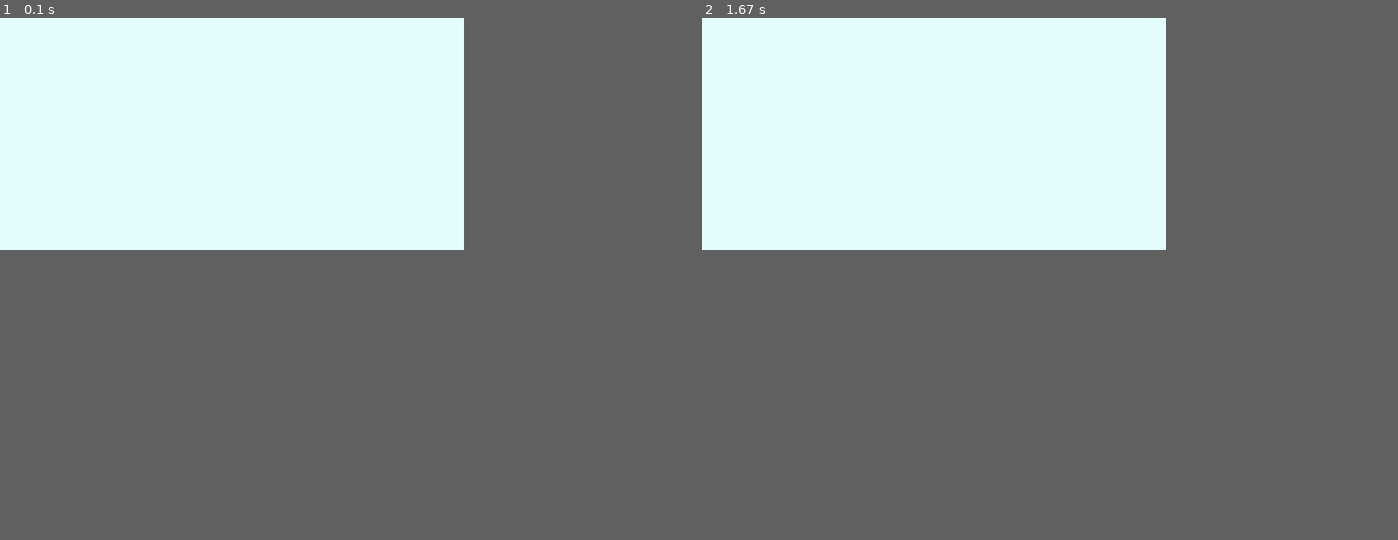
Above: before the commit, frames 1-2 (left to right).
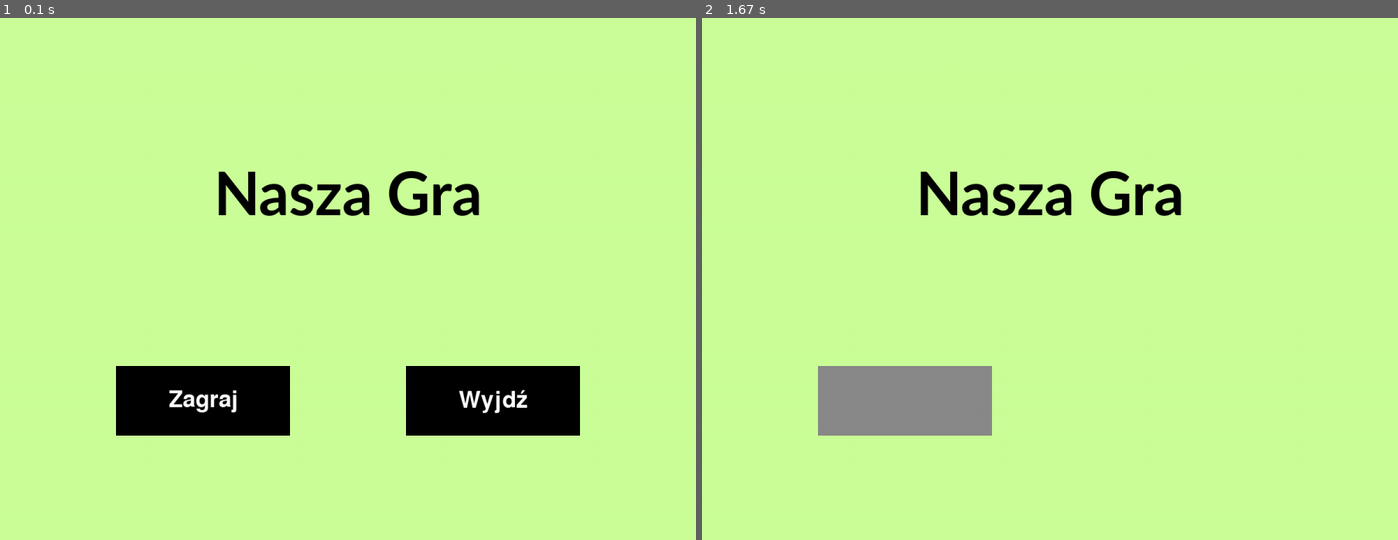
Above: after the commit, the same moments.

Repository: AGH-Narzedzia-Informatyczne-2020-2021/PyGame
Game: pygame game, started from Menu.py
The game is run twice, just before and just after one commit, with the same random seed, the same clock (stepped at 60 frames per second) and the same inputs.
Inputs (mouse positions are in pixels of both pictures, inside the frame that each line leads up to):
- Up to frame 1 (0.1 s): no input
- Up to frame 2 (1.67 s): press the mouse at (903, 399) at 0.37 s; move the mouse to (869, 399) at 0.47 s; release the mouse at (834, 399) at 0.6 s; tap Enter at 0.67 s
In our replay, the window is 600x300 before the commit and 900x675 after it. These sizes can differ from the game's own. Grey fills any space a smaller window leaves; there, only what the larger window draws over its background counts as a difference.

The runs differ from the first frame. In frame 1, 36% of the frame differs, in the area x 0-84%, y 0-80%; in frame 2, 33%.

Commit message:
dodałem funkcję przycisków

Diff:
--- a/Menu.py
+++ b/Menu.py
@@ -1,34 +1,109 @@
 import pygame
-import sys
+import pygame.sysfont
 from pygame.locals import *
 
-# inicjacja modułu pygame
+#pygame.sysfont.initsysfonts()
 pygame.init()
+FPS= 15
 
 # szerokość i wysokość okna gry
-OKNOGRY_SZER = 800
-OKNOGRY_WYS = 400
-# kolor okna gry, składowe RGB zapisane w tupli
-LT_BLUE = (230, 255, 255)
+WINDOW_WIDTH = 1200
+WINDOW_HEIGHT = 900
 
-# powierzchnia do rysowania, czyli inicjacja pola gry
-oknogry = pygame.display.set_mode((OKNOGRY_SZER, OKNOGRY_WYS), 0, 32)
-# tytuł okna gry
-pygame.display.set_caption('Prosty Pong')
+# OKNO GRY
+SCREEN = pygame.display.set_mode((WINDOW_WIDTH, WINDOW_HEIGHT))
+pygame.display.set_caption('Nasza gra')
+CLOCK = pygame.time.Clock()
 
-# pętla główna programu
-while True:
-    # obsługa zdarzeń generowanych przez gracza
-    for event in pygame.event.get():
-        # przechwyć zamknięcie okna
-        if event.type == QUIT:
-            pygame.quit()
-            sys.exit()
 
-    # rysowanie obiektów
-    oknogry.fill(LT_BLUE)  # kolor okna gry
+# KOLORY
+BACKGROUND_COLOR = (204, 255, 153)
+BLACK = (0, 0, 0)
+BRIGHT_BLACK = (138, 138, 138)
+WHITE = (255, 255, 255)
 
-    # zaktualizuj okno i wyświetl
+# FUNCKJE
+
+def text_objects(text, font, color):
+    textSurface= font.render(text, True, color)
+    return textSurface, textSurface.get_rect()
+
+def message_display(text):
+    largeText= pygame.font.SysFont(text, 115)
+    TextSurf, TextRect = text_objects(text, largeText)
+    TextRect.center = ((WINDOW_WIDTH/2), (WINDOW_HEIGHT/2))
+    SCREEN.blit(TextSurf,TextRect)
     pygame.display.update()
 
+def button(msg, x, y, width, height, icolor, acolor, action=None):
+    MOUSE = pygame.mouse.get_pos()
+    CLICK= pygame.mouse.get_pressed()
+    if x + width > MOUSE[0] > x and y + height > MOUSE[1] > y:
+        pygame.draw.rect(SCREEN, acolor, (x, y, width, height))
+        if CLICK[0]== 1 and action != None:
+            if action == 'play':
+                game_loop()
+            elif action == 'quit':
+                pygame.quit()
+                quit()
+    else:
+        pygame.draw.rect(SCREEN, icolor, (x, y, width, height))
+    smallText = pygame.font.Font('freesansbold.ttf', 40)
+    TextSurf, TextRect = text_objects(msg, smallText, WHITE)
+    TextRect.center = ((x + (width / 2)), (y + (height / 2)))
+    SCREEN.blit(TextSurf, TextRect)
+    pygame.display.update()
+
+def m_menu():
+
+    M_MENU= True
+
+    while M_MENU:
+        for event in pygame.event.get():
+            if event.type == QUIT:
+                pygame.quit()
+                quit()
+            elif event.type == pygame.KEYDOWN:
+                if event.key == K_ESCAPE:
+                    pygame.quit()
+                    quit()
+        SCREEN.fill(BACKGROUND_COLOR)  # kolor okna gry
+        largeText = pygame.font.SysFont('Calibri', 115, bold=1 )
+        TextSurf, TextRect = text_objects("Nasza Gra", largeText, BLACK)  #zmienić nazwę jak już wymyślimy
+        TextRect.center = ((WINDOW_WIDTH / 2), (WINDOW_HEIGHT-600))
+        SCREEN.blit(TextSurf, TextRect)
+
+        # rysowanie obiektów
+        MOUSE = pygame.mouse.get_pos()
+
+        button('Zagraj', 200, 600, 300, 120, BLACK, BRIGHT_BLACK, 'play')
+        button('Wyjdź', 700, 600, 300, 120, BLACK, BRIGHT_BLACK, 'quit')
+
+
+        pygame.display.update()
+        CLOCK.tick(FPS)
+
+
+# PĘTLA GŁówna PROGRAMU
+
+
+def game_loop():
+    while True:
+        CLOCK.tick(FPS)
+        # obsługa zdarzeń generowanych przez gracza
+        for event in pygame.event.get():
+             if event.type == QUIT:
+                pygame.quit()
+                quit()
+             elif event.type == pygame.KEYDOWN:
+                if event.key == K_ESCAPE:
+                    pygame.quit()
+                    quit()
+             print(event)
+        #aktualizuje wszystkie parametry ekranu na bieżąco
+        pygame.display.update()
+
+
+m_menu()
+game_loop()
 # KONIEC
